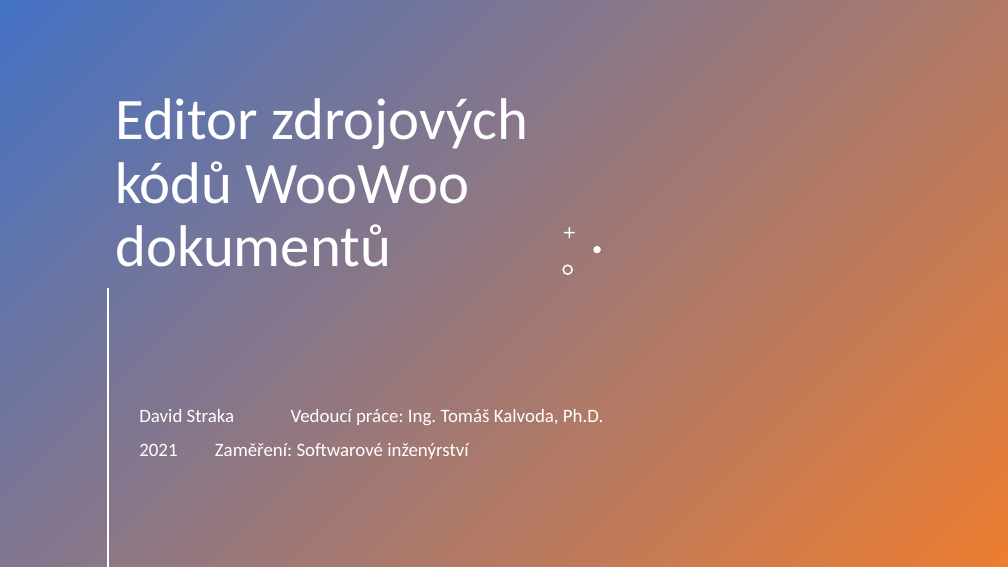
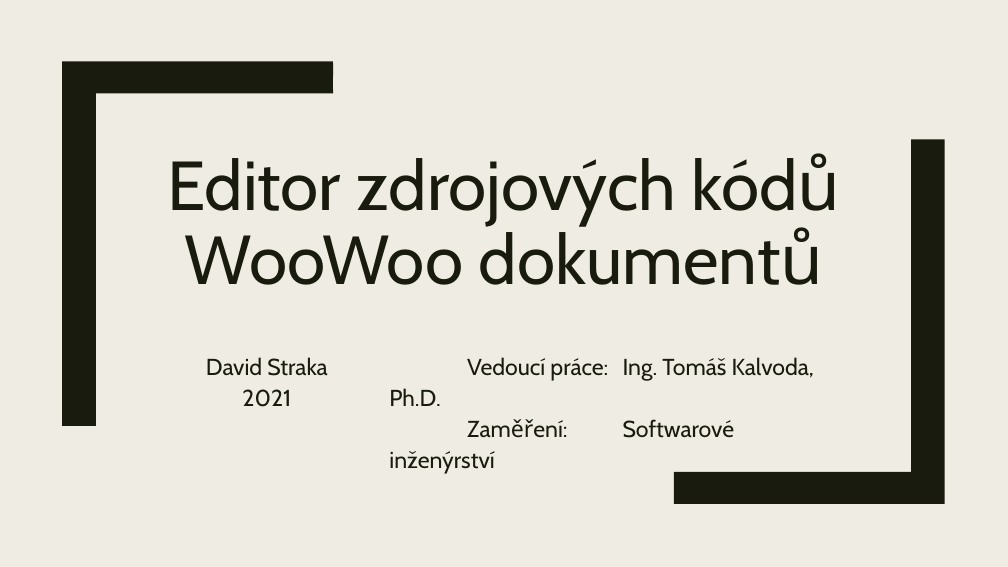
Before and after one commit to davidstraka2/bachelors-thesis, a slide deck: slide 1 of defense/David Straka - Editor zdrojových kódů WooWoo dokumentů.pptx. Drawn at 1008x567 pixels with LibreOffice and Linux fonts; fonts in the diff are those of the drawing. Boxes give left, top, right and bottom in pixels: in the first picture for what was removed or moved away, otherwise in the second. Text is boxed around its words. In the diff, an @@ line names an element or a change of style, - is before the commit and + after.

```diff
--- a/defense/David Straka - Editor zdrojových kódů WooWoo dokumentů.pptx
+++ b/defense/David Straka - Editor zdrojových kódů WooWoo dokumentů.pptx
@@ background #FFFFFF to #EFEDE3 @@
@@ rectangle removed at (0, 0, 1008, 567) @@
@@ freeform shape added at (62, 61, 333, 426), fill #191B0E @@
@@ title "Editor zdrojových kódů WooWoo dokumentů": place and size @@
-title "Editor zdrojových kódů WooWoo dokumentů" at (115, 98, 528, 267)
+title "Editor zdrojových kódů WooWoo dokumentů" at (167, 158, 824, 285)
@@ title "Editor zdrojových kódů WooWoo dokumentů" at (167, 158, 824, 285): size 56 to 66 pt, font Calibri to Cabin, text colour #FFFFFF to #191B0E; alignment left to centre; line spacing 0.9 to 0.89 @@
@@ freeform shape added at (675, 139, 945, 504), fill #191B0E @@
@@ freeform shape removed at (564, 227, 575, 238) @@
@@ freeform shape removed at (563, 265, 573, 275) @@
@@ freeform shape removed at (594, 246, 601, 253) @@
@@ line removed from (107, 289) to (107, 566) @@
@@ subtitle added at (206, 357, 327, 407), 22 pt, text #191B0E @@
+David Straka
+2021
@@ text at (389, 357, 814, 438): text changed; size 18 to 22 pt; font Calibri to Cabin; text colour #FFFFFF to #191B0E @@
-David Straka Vedoucí práce: Ing. Tomáš Kalvoda, Ph.D.
-2021 Zaměření: Softwarové inženýrství
+Vedoucí práce: Ing. Tomáš Kalvoda, Ph.D.
+Zaměření: Softwarové inženýrství
```
Also in this commit, not shown: 6 other slides changed, 5 slides added, 4 slides removed.
